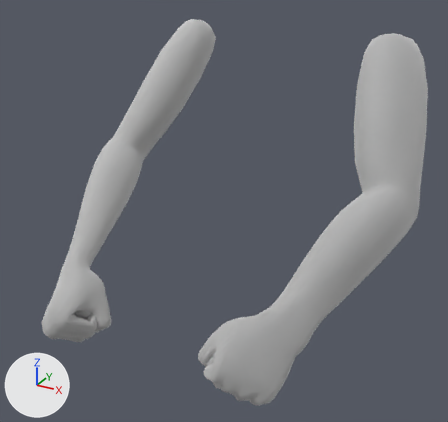
Before and after pictures for a commit that changed the Blender file Breakout From Ackers/Assets/Animations/Empty Hands/Empty Hands Unequip.blend.
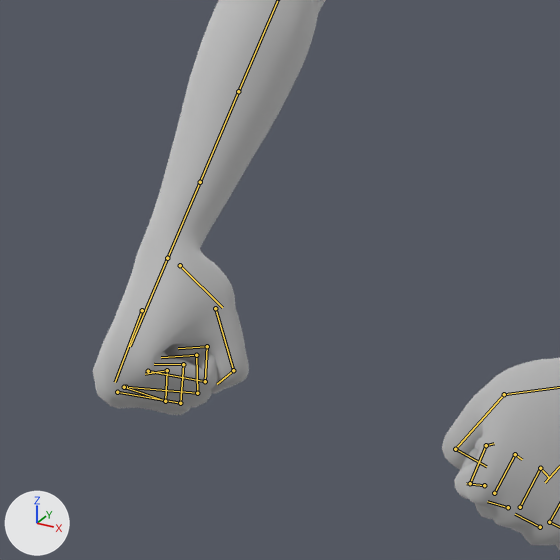
Each version appears first whole from a 50 mm camera at (0.63, -1.52, 0.195) aimed at (0.015, -0.401, -0.365), and next in a close-up on the part from 0% to 56% of the width and 37% to 96% of the height. Arrows for +X, +Y and +Z are at lower left; the lights stay in place. Both versions are drawn at frame 16 of the action 'Unequip'; the numbers are the values there. The bones that bend it are drawn over the model as lines in the close-ups.

Names of what the first close-up shows: 'hand_left', 'hand_right'.
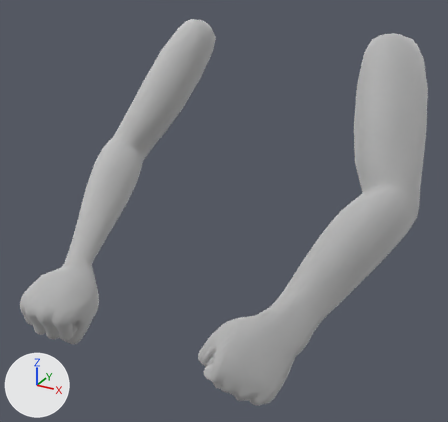
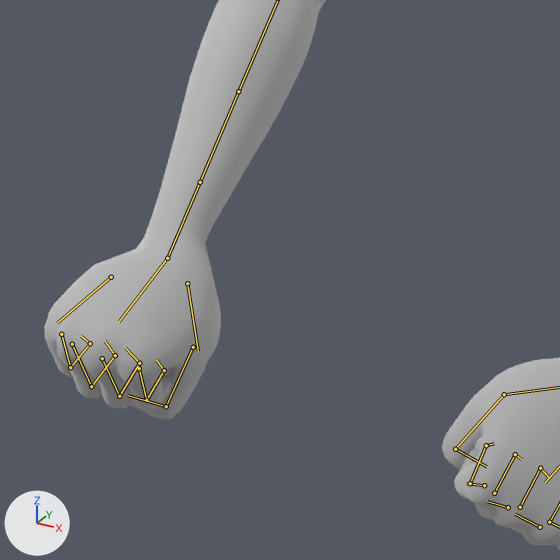
The edits, one by one:
Bone 'Hand_R' (bone_hand_r) turns from (0, 0, 0) to (26, -55, -33) degrees about its own x, y and z.

What differs and where, as boxes [x1, y1, x2, y2] in the close-ups (560 x 560 px):
'hand_right', posed: before [93, 0, 326, 415]; after [44, 0, 326, 420]
bone 'Hand_R', root to tip: before (167, 258) to (130, 346); after (167, 258) to (119, 321)
